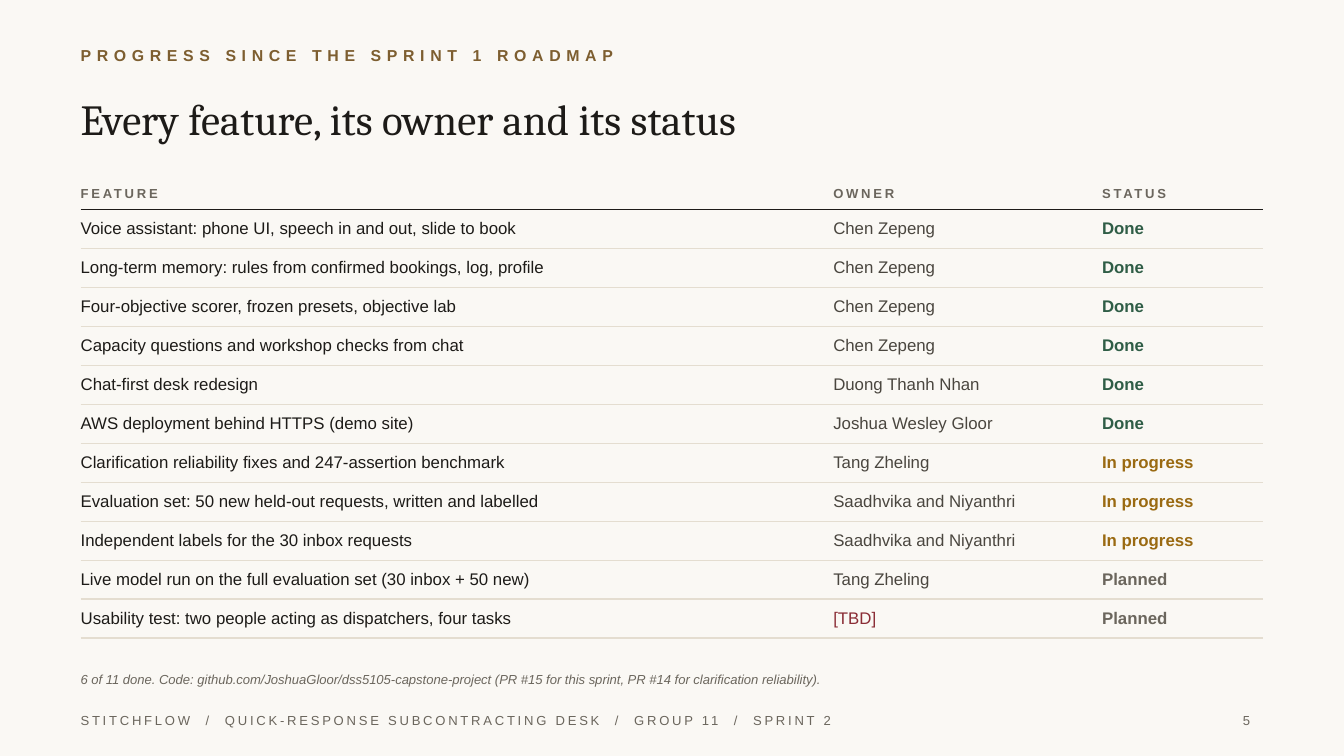
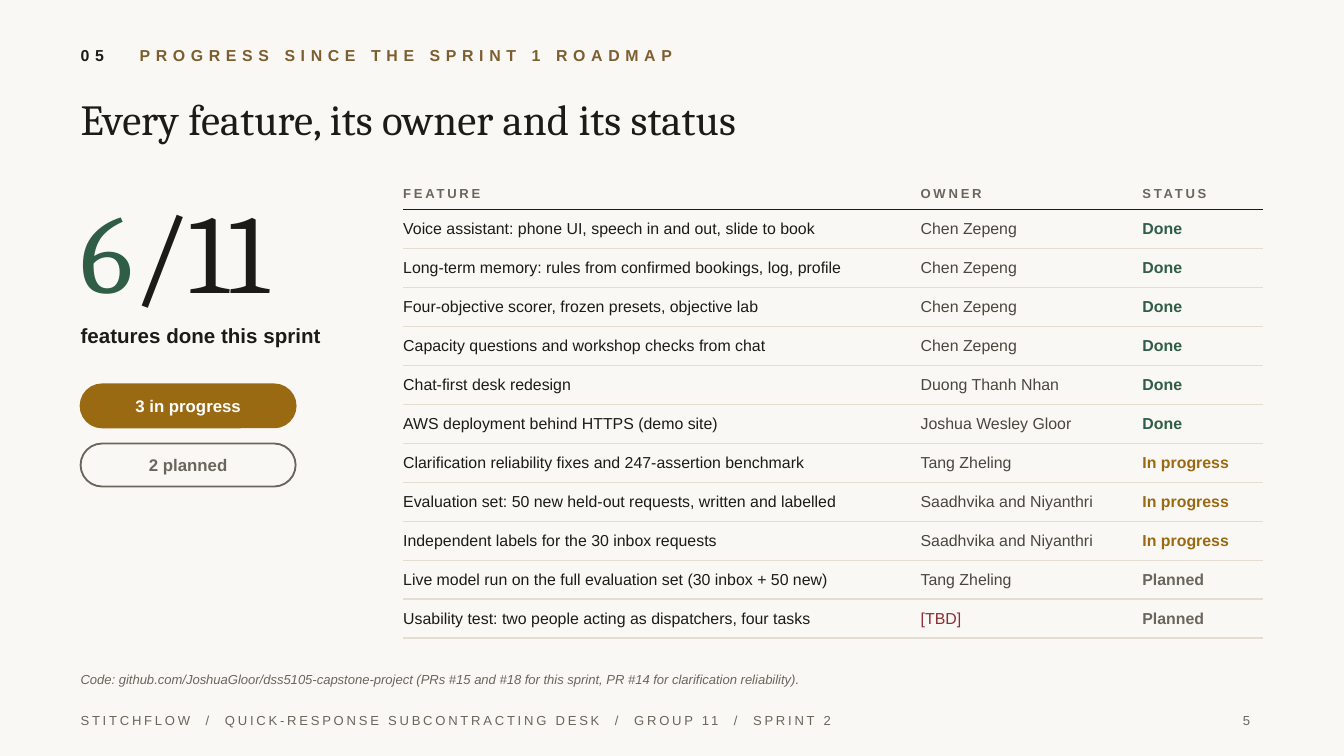
Before and after one commit to JoshuaGloor/dss5105-capstone-project, a slide deck: slide 5 of docs/slides/Presentation_Group11_Sprint2.pptx. Drawn at 1344x756 pixels with LibreOffice and Linux fonts; fonts in the diff are those of the drawing. Boxes give left, top, right and bottom in pixels: in the first picture for what was removed or moved away, otherwise in the second. Text is boxed around its words. In the diff, an @@ line names an element or a change of style, - is before the commit and + after.

```diff
--- a/docs/slides/Presentation_Group11_Sprint2.pptx
+++ b/docs/slides/Presentation_Group11_Sprint2.pptx
@@ text at (x1=81, y1=50, x2=672, y2=61): text changed @@
-PROGRESS SINCE THE SPRINT 1 ROADMAP
+05 PROGRESS SINCE THE SPRINT 1 ROADMAP
@@ table at (x1=403, y1=177, x2=1263, y2=632) @@
@@ size 9 to 8.5 pt @@
@@ table resized from (x1=81, y1=177, x2=1263, y2=632) to (x1=403, y1=177, x2=1263, y2=632) @@
@@ text added at (x1=81, y1=215, x2=270, y2=308), 60 pt, text #1D1B18 @@
+6/11
@@ text added at (x1=81, y1=328, x2=320, y2=347), 11 pt, text #1D1B18, bold @@
+features done this sprint
@@ rounded rectangle added at (x1=81, y1=384, x2=296, y2=427), fill #9A6A12, outline #9A6A12 1 pt @@
@@ text added at (x1=135, y1=399, x2=241, y2=416), 9 pt, text #FFFFFF, bold @@
+3 in progress
@@ rounded rectangle added at (x1=81, y1=444, x2=296, y2=487), fill #FAF8F4, outline #6B665D 1 pt @@
@@ text added at (x1=149, y1=459, x2=227, y2=475), 9 pt, text #6B665D, bold @@
+2 planned
@@ text at (x1=81, y1=674, x2=799, y2=687): text changed @@
-6 of 11 done. Code: github.com/JoshuaGloor/dss5105-capstone-project (PR #15 for this sprint, PR #14 for clarification reliability).
+Code: github.com/JoshuaGloor/dss5105-capstone-project (PRs #15 and #18 for this sprint, PR #14 for clarification reliability).
```
Also in this commit, not shown: 5 other slides changed, 3 other files.
